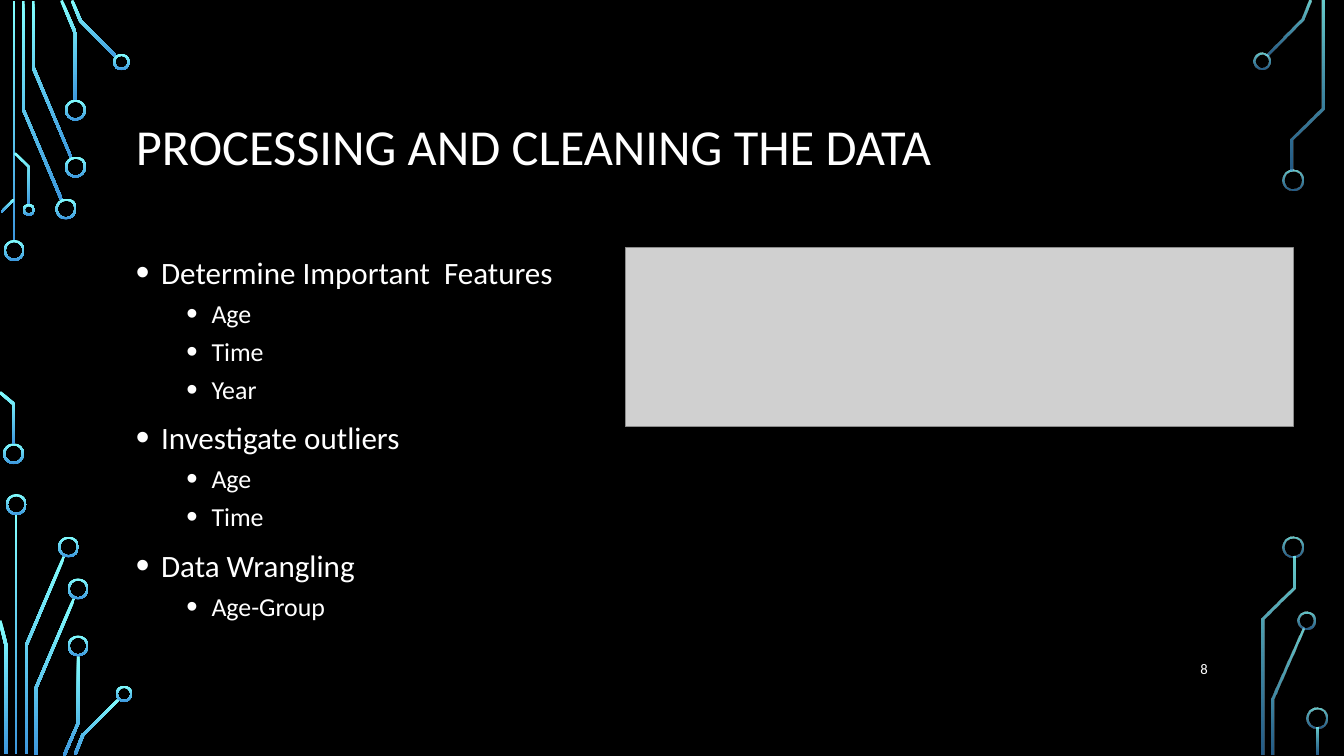
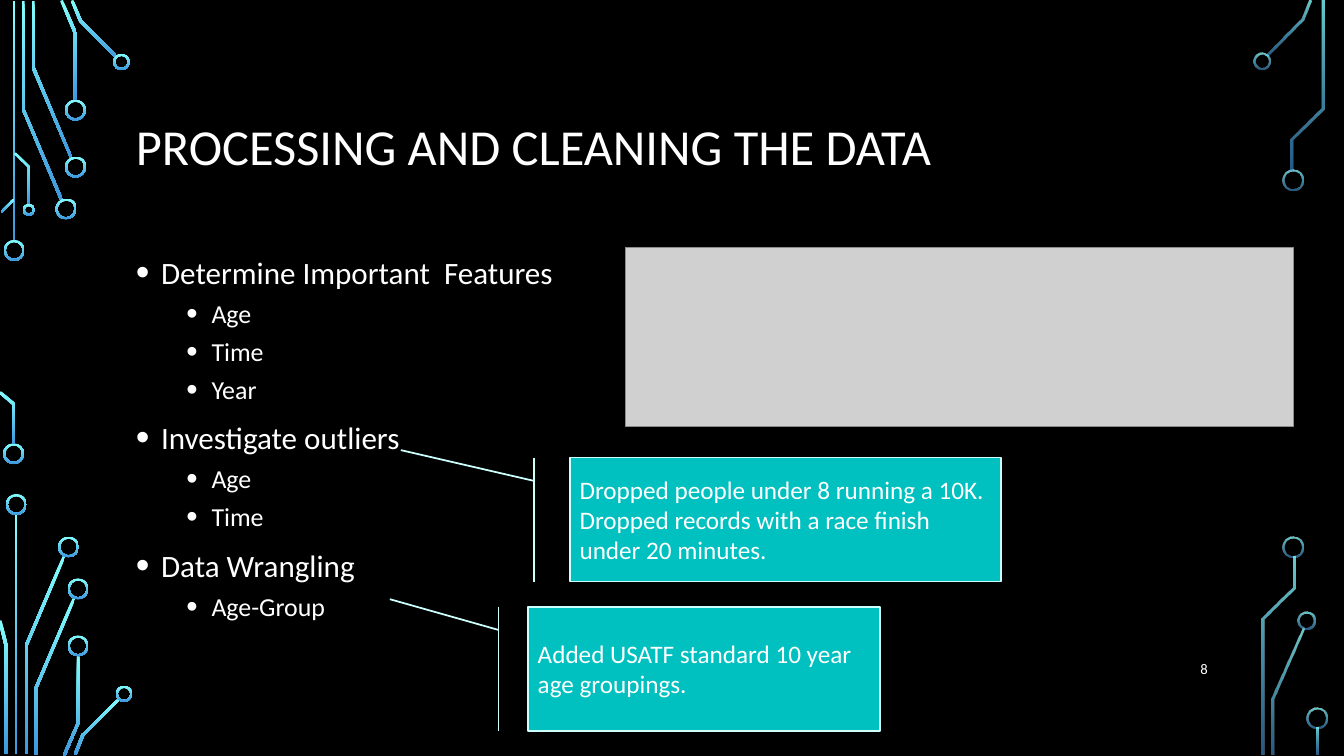
Before and after one commit to elkinst65/QTW_08, a slide deck: slide 8 of infographic.pptx. Drawn at 1344x756 pixels with LibreOffice and Linux fonts; fonts in the diff are those of the drawing; grey boxes stand for pictures; background and template pictures are left out. Boxes give left, top, right and bottom in pixels: in the first picture for what was removed or moved away, otherwise in the second. Text is boxed around its words. In the diff, an @@ line names an element or a change of style, - is before the commit and + after.

```diff
--- a/infographic.pptx
+++ b/infographic.pptx
@@ accent border callout added at (x1=570, y1=458, x2=1001, y2=582), fill #00C0C0, outline #CDFFFF 1.25 pt, 18 pt, text #FFFFFF @@
+Dropped people under 8 running a 10K.
+Dropped records with a race finish under 20 minutes.
@@ accent border callout added at (x1=528, y1=607, x2=881, y2=731), fill #00C0C0, outline #CDFFFF 1.25 pt, 18 pt, text #FFFFFF @@
+Added USATF standard 10 year age groupings.
```
Also in this commit, not shown: 17 other slides changed, 1 slide added, 1 other file.
